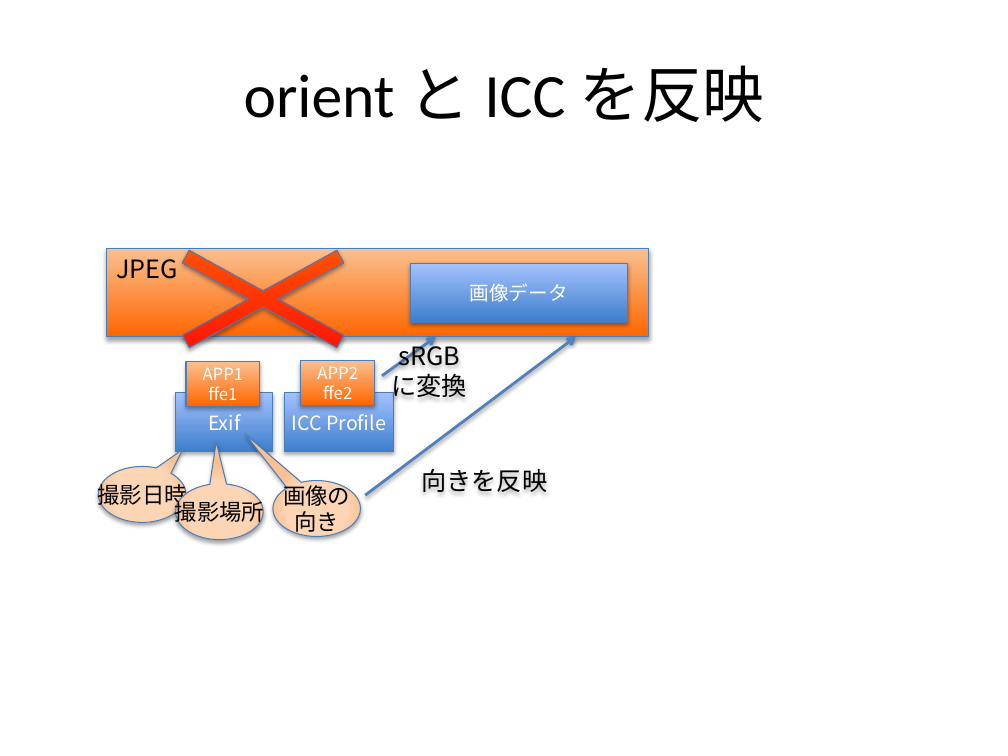
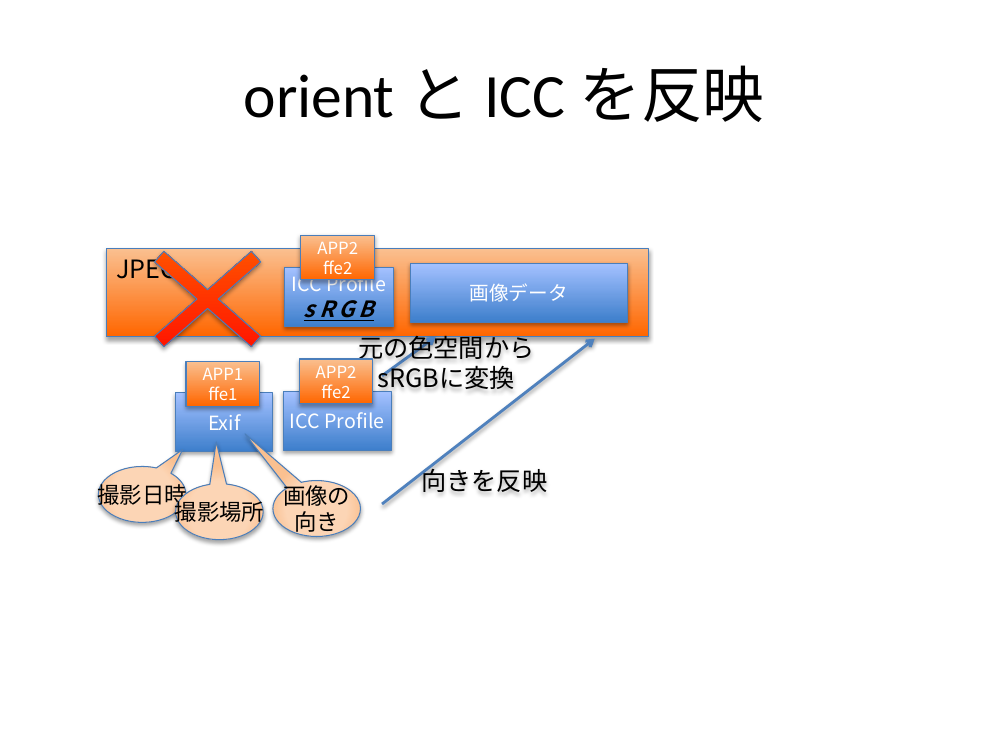
Before and after one commit to awmlabs/blog.awm.jp, a slide deck: slide 8 of content/2017/06/11/imicc.pptx. Drawn at 1008x756 pixels with LibreOffice and Linux fonts; fonts in the diff are those of the drawing. Boxes give left, top, right and bottom in pixels: in the first picture for what was removed or moved away, otherwise in the second. Text is boxed around its words. In the diff, an @@ line names an element or a change of style, - is before the commit and + after.

Commit message:
fix ICC Profile for sRGB

```diff
--- a/content/2017/06/11/imicc.pptx
+++ b/content/2017/06/11/imicc.pptx
@@ cross: place and size @@
-cross at [115,218,412,381]
+cross at [115,218,301,381]
@@ rectangle "APP2": place and size @@
-rectangle "APP2" at [300,361,374,406]
+rectangle "APP2" at [300,235,374,280]
@@ rectangle "ICC Profile": place and size @@
-rectangle "ICC Profile" at [285,393,393,452]
+rectangle "ICC Profile" at [285,267,393,326]
@@ text in rectangle at [304,300,374,321]: paragraph added @@
+sRGB
@@ rectangle added at [299,359,373,404], fill gradient #FF6600 to #FAC090, outline #4B7EBC 0.75 pt, 12 pt, text #FFFFFF @@
+APP2
+ffe2
@@ text at [358,331,534,393]: text changed @@
-sRGB
-に変換
+元の色空間から
+sRGBに変換
@@ arrow moved from (365, 495) - (576, 337) to (382, 504) - (595, 339) @@
@@ rectangle added at [283,391,391,450], fill gradient #3F80CE to #A4C4FF, outline #4B7EBC 0.75 pt, 14 pt, text #FFFFFF @@
+ICC Profile
```
Also in this commit, not shown: 1 other file.
